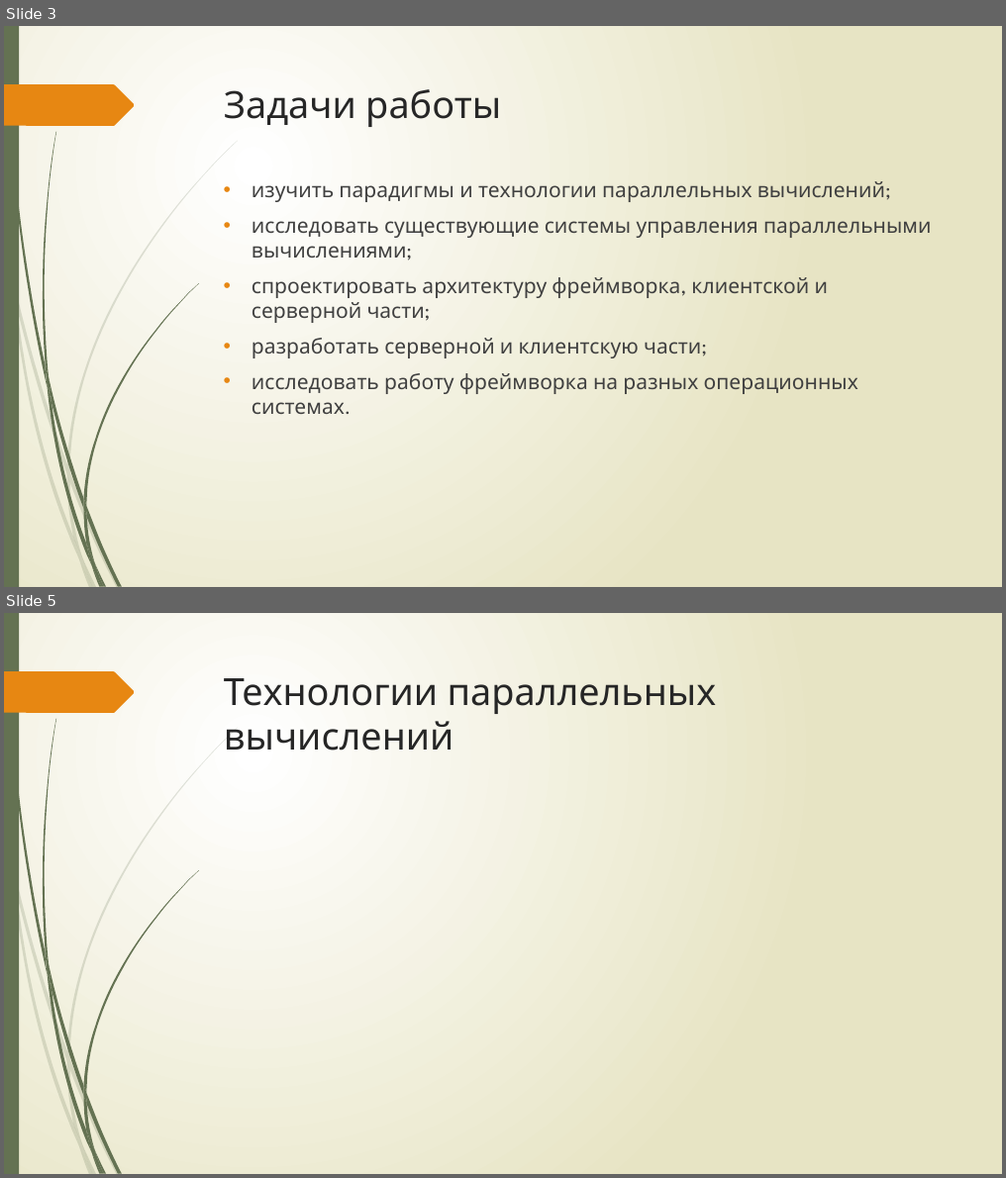
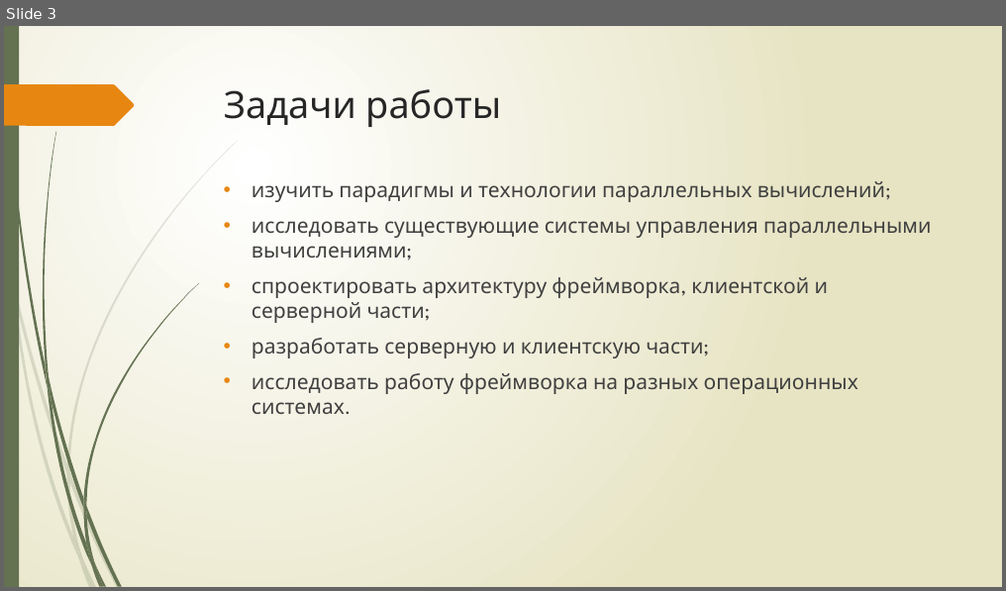
Before and after one commit to IbragimGabi/Diploma, a slide deck: презентация.pptx. Shown one above the other, each under a label of ours: slides 3 and 5 before the commit, slide 3 after it; the slides between them are not shown. The pictures are 1006x1178 and 1006x591 pixels, drawn with LibreOffice and Linux fonts; fonts in the diff are those of the drawing. Boxes give left, top, right and bottom in pixels: in the first picture for what was removed or moved away, otherwise in the second. Text is boxed around its words. In the diff, an @@ line names an element or a change of style, - is before the commit and + after.

```diff
--- a/презентация.pptx
+++ b/презентация.pptx
@@ slide 5 removed at (4,613,1002,1174), background gradient #FFFFFF to #E8E6C4; not listed: 24 template elements that a slide beside it also shows @@
@@ title removed at (224,678,717,751) @@
-Технологии параллельных вычислений
@@ slide 3 changed as well @@
@@ text at (252,338,703,359): text changed @@
-• разработать серверной и клиентскую части;
+• разработать серверную и клиентскую части;
```
Also in this commit, not shown: 7 other slides changed, 2 slides added, 3 other slides removed, 4 other files.
